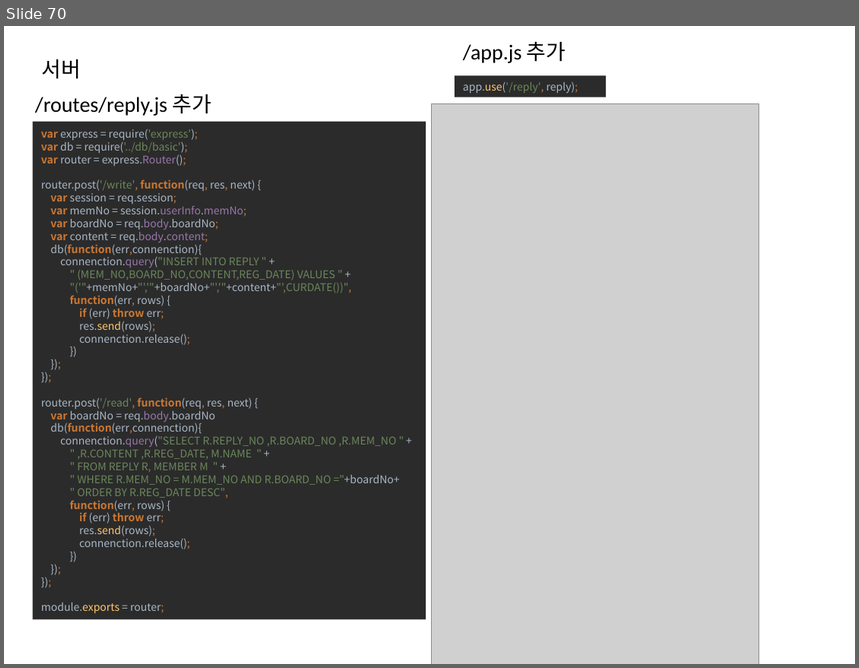
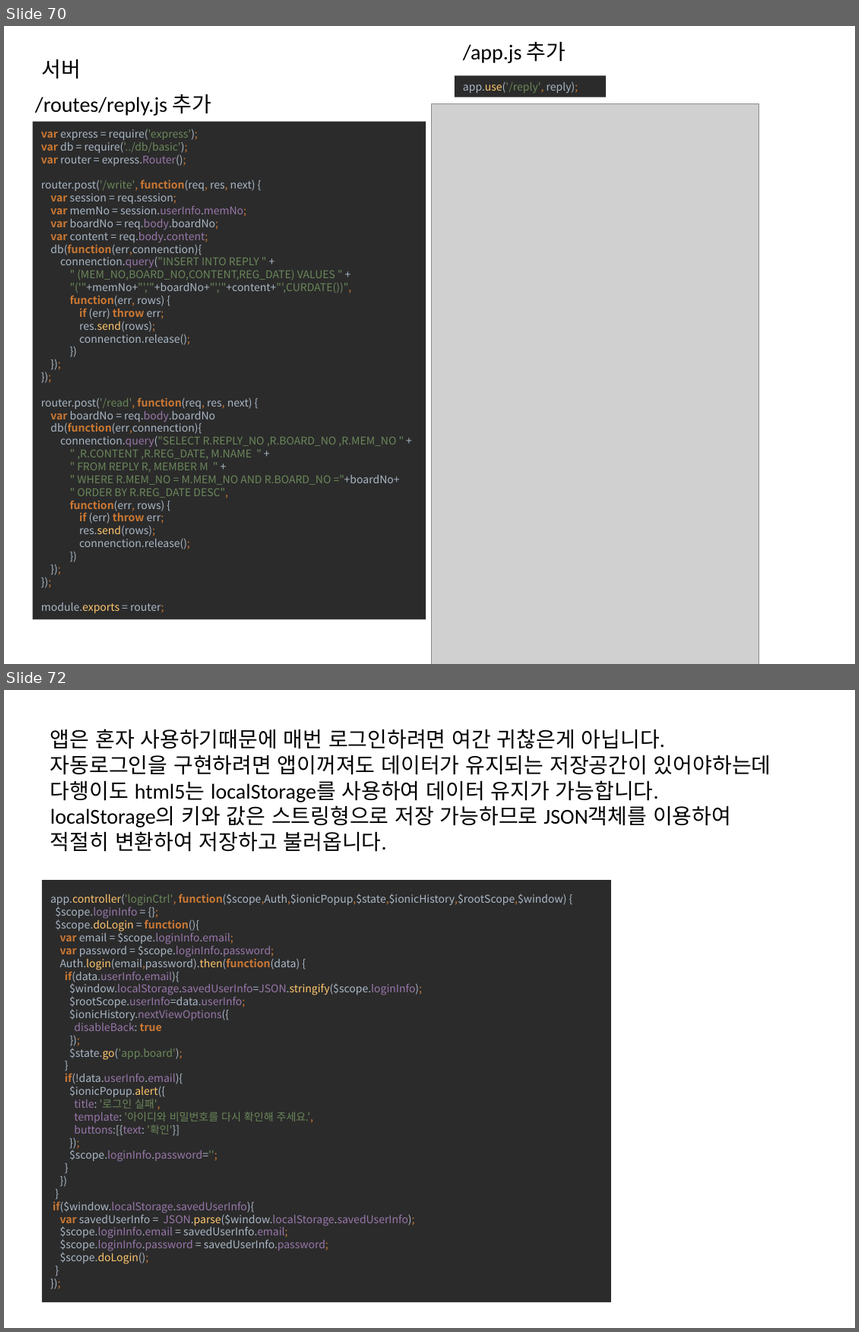
Before and after one commit to yysstory/mozzi, a slide deck: DOCS/1.pptx. Shown one above the other, each under a label of ours: slide 70 before the commit, slides 70 and 72 after it; the slides between them are not shown. The pictures are 859x668 and 859x1332 pixels, drawn with LibreOffice and Linux fonts; fonts in the diff are those of the drawing; grey boxes stand for pictures. Boxes give left, top, right and bottom in pixels: in the first picture for what was removed or moved away, otherwise in the second. Text is boxed around its words. In the diff, an @@ line names an element or a change of style, - is before the commit and + after.

```diff
--- a/DOCS/1.pptx
+++ b/DOCS/1.pptx
@@ slide 72 added at (x1=4, y1=690, x2=855, y2=1328), background #FFFFFF @@
@@ text added at (x1=50, y1=729, x2=772, y2=852), 18 pt, text #000000 @@
+앱은 혼자 사용하기때문에 매번 로그인하려면 여간 귀찮은게 아닙니다.
+자동로그인을 구현하려면 앱이꺼져도 데이터가 유지되는 저장공간이 있어야하는데
+다행이도 html5는 localStorage를 사용하여 데이터 유지가 가능합니다.
+localStorage의 키와 값은 스트링형으로 저장 가능하므로 JSON객체를 이용하여
+적절히 변환하여 저장하고 불러옵니다.
@@ rectangle added at (x1=42, y1=880, x2=612, y2=1302), fill #2B2B2B, 9 pt, text #A9B7C6 @@
+app.controller('loginCtrl', function($scope,Auth,$ionicPopup,$state,$ionicHistory,$rootScope,$window) {
+$scope.loginInfo = {};
+$scope.doLogin = function(){
+var email = $scope.loginInfo.email;
+var password = $scope.loginInfo.password;
+Auth.login(email,password).then(function(data) {
+if(data.userInfo.email){
+$window.localStorage.savedUserInfo=JSON.stringify($scope.loginInfo);
+$rootScope.userInfo=data.userInfo;
+$ionicHistory.nextViewOptions({
+disableBack: true
+});
+$state.go('app.board');
+}
+if(!data.userInfo.email){
+$ionicPopup.alert({
+title: '로그인 실패',
+template: '아이디와 비밀번호를 다시 확인해 주세요.',
+buttons:[{text: '확인'}]
+});
+$scope.loginInfo.password='';
+}
+})
+}
+if($window.localStorage.savedUserInfo){
+var savedUserInfo = JSON.parse($window.localStorage.savedUserInfo);
+$scope.loginInfo.email = savedUserInfo.email;
+$scope.loginInfo.password = savedUserInfo.password;
+$scope.doLogin();
+}
+});
```
Also in this commit, not shown: 1 slide changed, 7 other slides added, 2 slides removed, 9 other files.
